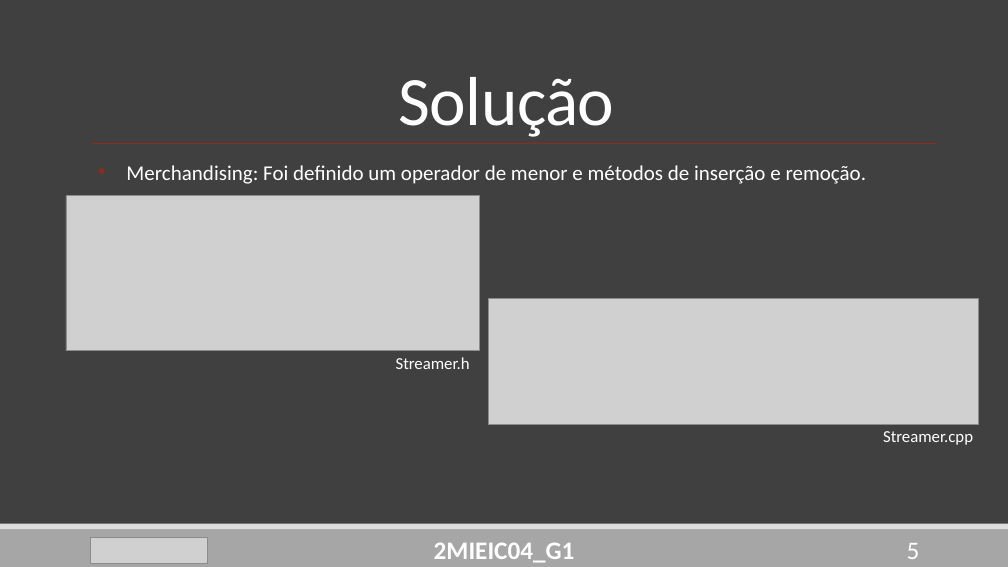
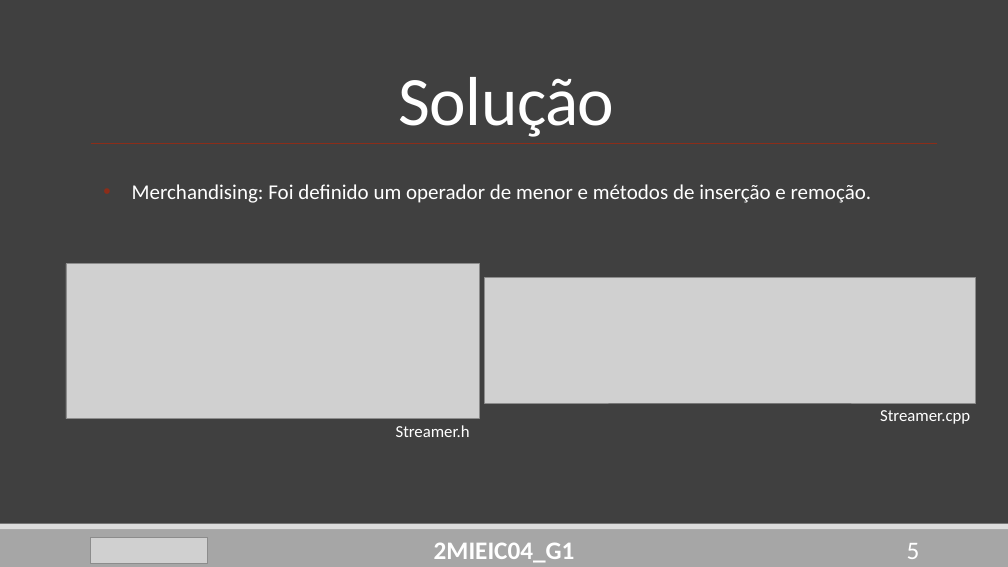
Before and after one commit to DoStini/FEUP-AEDA-proj, a slide deck: slide 5 of StreamZ__P2.pptx. Drawn at 1008x567 pixels with LibreOffice and Linux fonts; fonts in the diff are those of the drawing; grey boxes stand for pictures. Boxes give left, top, right and bottom in pixels: in the first picture for what was removed or moved away, otherwise in the second. Text is boxed around its words. In the diff, an @@ line names an element or a change of style, - is before the commit and + after.

```diff
--- a/StreamZ__P2.pptx
+++ b/StreamZ__P2.pptx
@@ text "Merchandising: Foi definido um operador ...": place and size @@
-text "Merchandising: Foi definido um operador ..." at bbox=[126, 165, 867, 184]
+text "Merchandising: Foi definido um operador ..." at bbox=[132, 184, 872, 203]
@@ picture: place and size @@
-picture at bbox=[66, 196, 479, 351]
+picture at bbox=[66, 264, 479, 419]
@@ picture: place and size @@
-picture at bbox=[488, 299, 979, 425]
+picture at bbox=[485, 278, 975, 404]
@@ text "Streamer.h": place and size @@
-text "Streamer.h" at bbox=[396, 357, 470, 369]
+text "Streamer.h" at bbox=[396, 425, 470, 437]
@@ text "Streamer.cpp": place and size @@
-text "Streamer.cpp" at bbox=[883, 431, 973, 445]
+text "Streamer.cpp" at bbox=[880, 410, 970, 424]
```
Also in this commit, not shown: 5 other slides changed, 2 other files.
